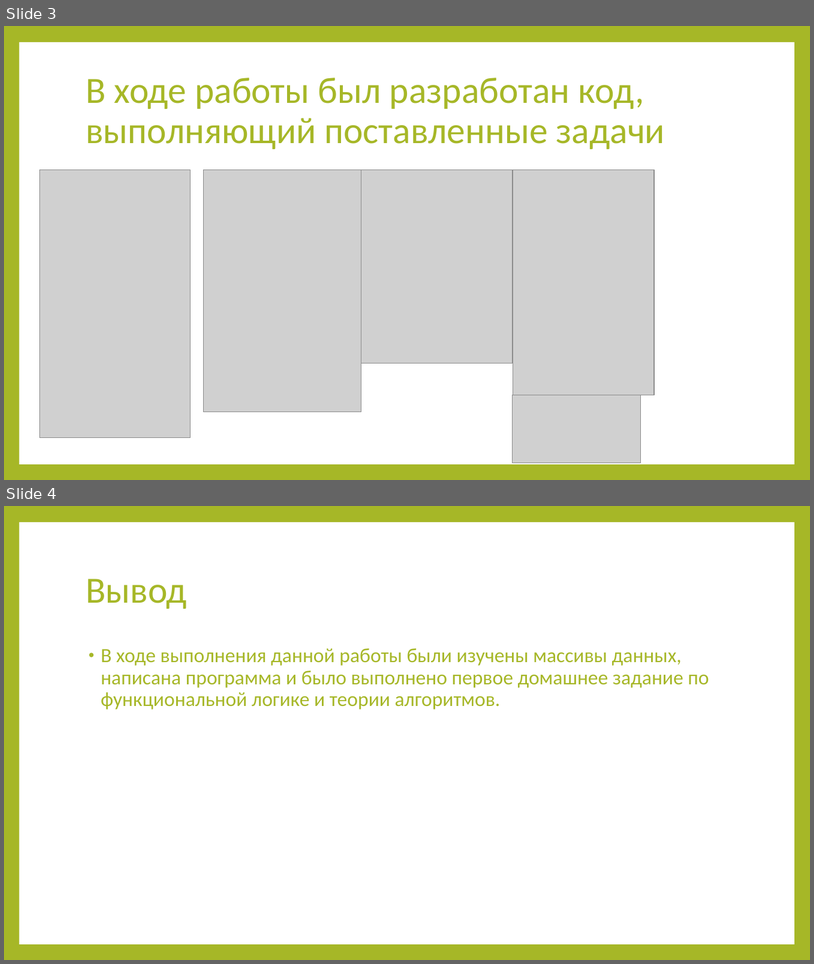
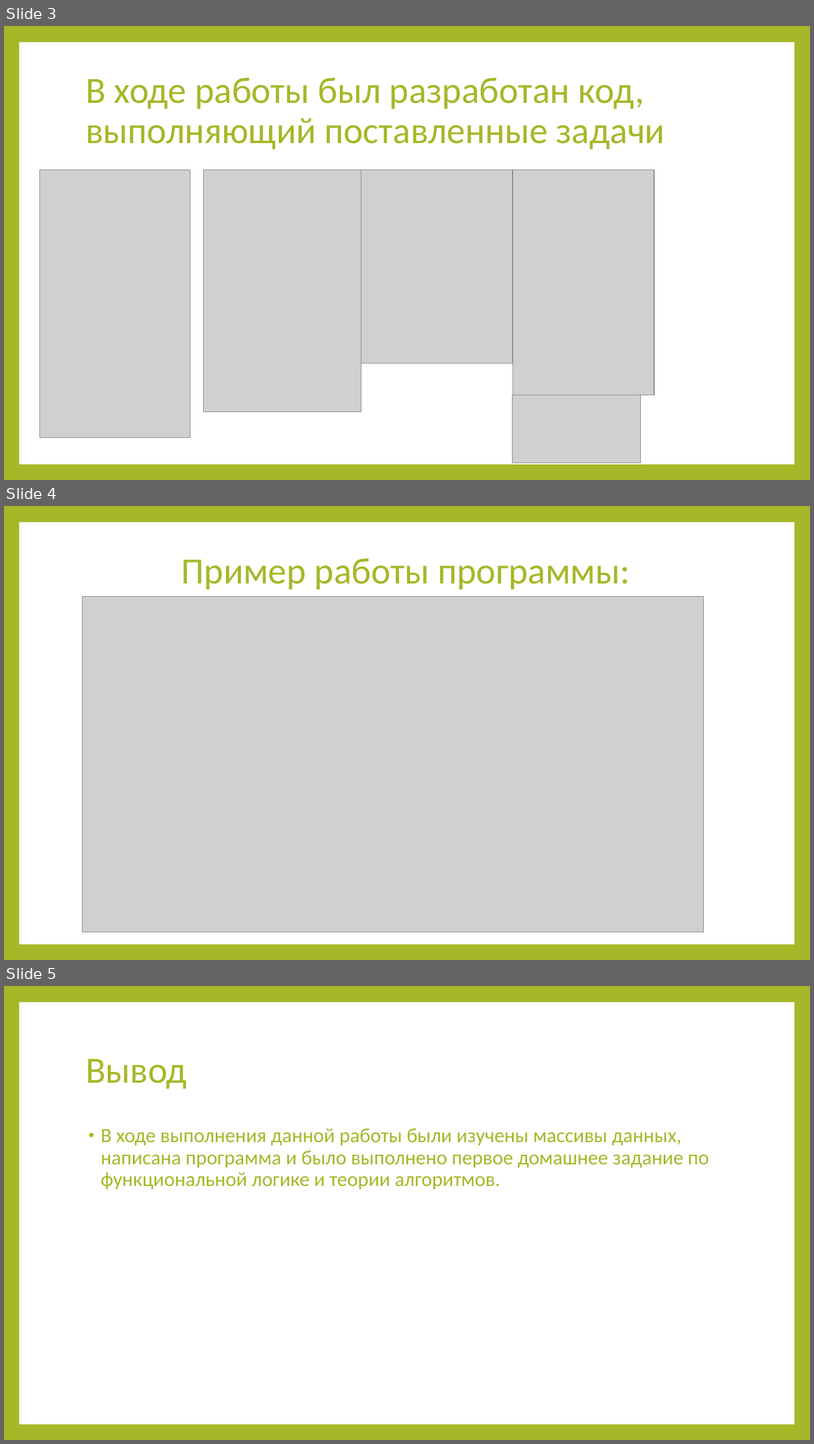
Before and after one commit to SailorVenom/dz1, a slide deck: Презентация.pptx. Shown one above the other, each under a label of ours: slides 3 and 4 before the commit, slides 3, 4 and 5 after it. The pictures are 814x964 and 814x1444 pixels, drawn with LibreOffice and Linux fonts; fonts in the diff are those of the drawing; grey boxes stand for pictures. Boxes give left, top, right and bottom in pixels: in the first picture for what was removed or moved away, otherwise in the second. Text is boxed around its words. In the diff, an @@ line names an element or a change of style, - is before the commit and + after.

```diff
--- a/Презентация.pptx
+++ b/Презентация.pptx
@@ slide 4 added at <box>4,506,810,960</box>, background #A6B727; not listed: 1 template element that a slide beside it also shows @@
@@ title added at <box>181,558,630,589</box>, 44 pt, text #A6B727 @@
+Пример работы программы:
@@ picture added at <box>82,597,704,933</box> @@
@@ what was slide 4 is now slide 5 @@
```
Also in this commit, not shown: 1 other file.
